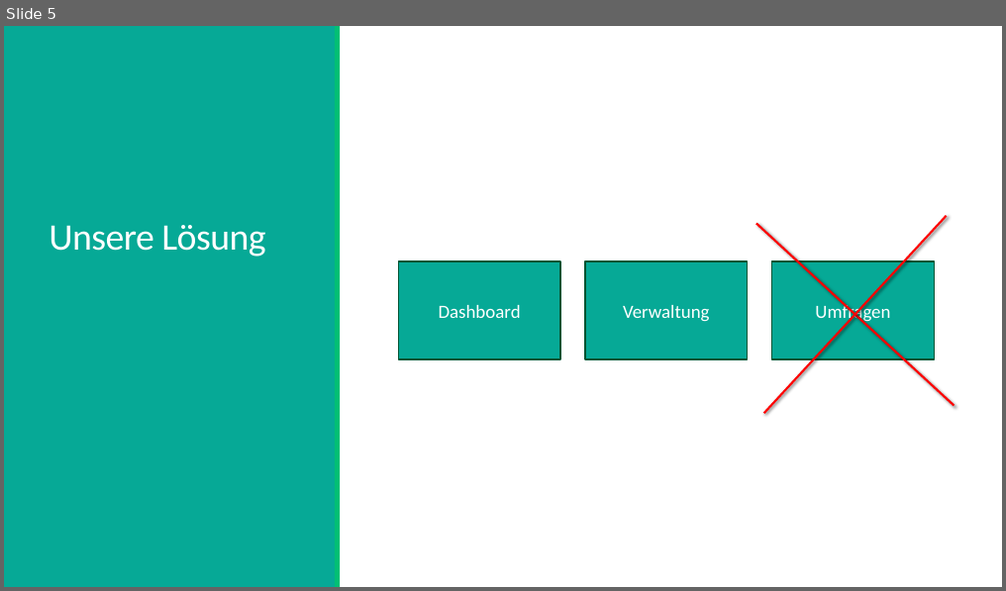
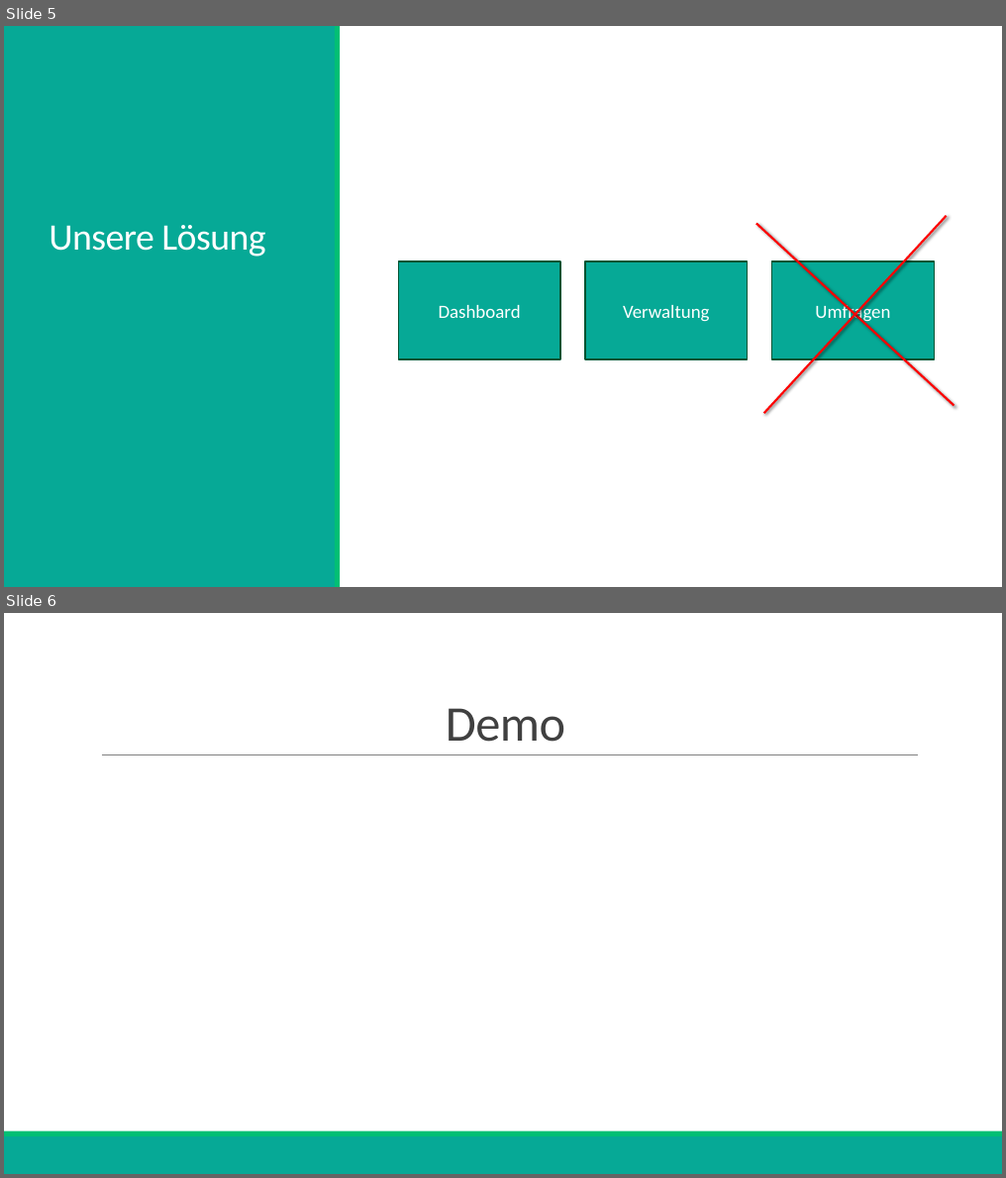
Before and after one commit to magasser/bernhaeckt-2023, a slide deck: documentation/Pitch.pptx. Shown one above the other, each under a label of ours: slide 5 before the commit, slides 5 and 6 after it. The pictures are 1006x591 and 1006x1178 pixels, drawn with LibreOffice and Linux fonts; fonts in the diff are those of the drawing. Boxes give left, top, right and bottom in pixels: in the first picture for what was removed or moved away, otherwise in the second. Text is boxed around its words. In the diff, an @@ line names an element or a change of style, - is before the commit and + after.

Commit message:
updated pitch

```diff
--- a/documentation/Pitch.pptx
+++ b/documentation/Pitch.pptx
@@ slide 6 added at bbox=[4, 613, 1002, 1174], background #FFFFFF @@
@@ title added at bbox=[446, 708, 565, 742], 48 pt, text #404040 @@
+Demo
@@ line added from (102, 756) to (918, 756), #808080 0.5 pt @@
@@ rectangle added at bbox=[4, 1137, 1002, 1174], fill #06A996 @@
@@ rectangle added at bbox=[4, 1132, 1002, 1137], fill #02BF74 @@
```
